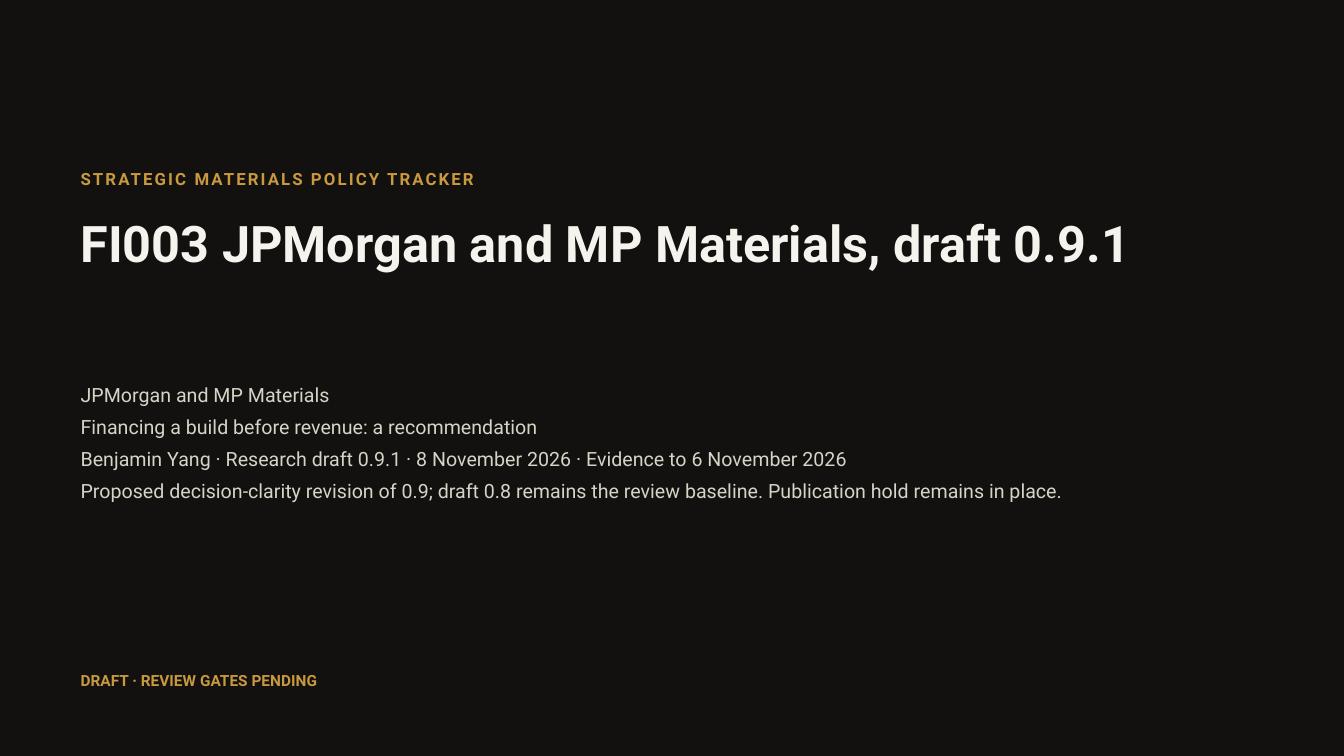
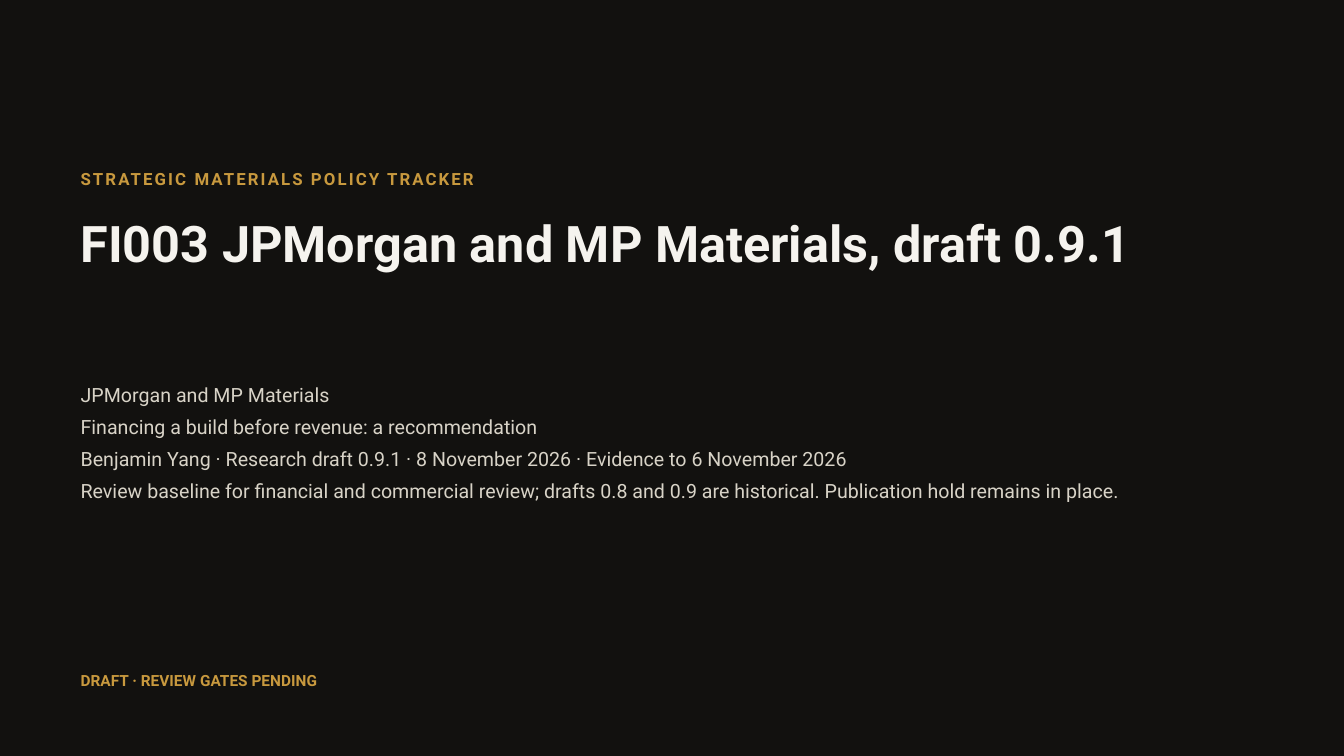
Before and after one commit to VSSpowerlifting/strategic-materials-policy-tracker, a slide deck: slide 1 of research/fi003/outputs/presentation-draft-v091/fi003-jpmorgan-mp-materials-draft-0.9.1.pptx. Drawn at 1344x756 pixels with LibreOffice and Linux fonts; fonts in the diff are those of the drawing. Boxes give left, top, right and bottom in pixels: in the first picture for what was removed or moved away, otherwise in the second. Text is boxed around its words. In the diff, an @@ line names an element or a change of style, - is before the commit and + after.

```diff
--- a/research/fi003/outputs/presentation-draft-v091/fi003-jpmorgan-mp-materials-draft-0.9.1.pptx
+++ b/research/fi003/outputs/presentation-draft-v091/fi003-jpmorgan-mp-materials-draft-0.9.1.pptx
@@ text at (81, 483, 1118, 502): text changed @@
-Proposed decision-clarity revision of 0.9; draft 0.8 remains the review baseline. Publication hold remains in place.
+Review baseline for financial and commercial review; drafts 0.8 and 0.9 are historical. Publication hold remains in place.
```
Also in this commit, not shown: 6 other slides changed, 18 other files.
